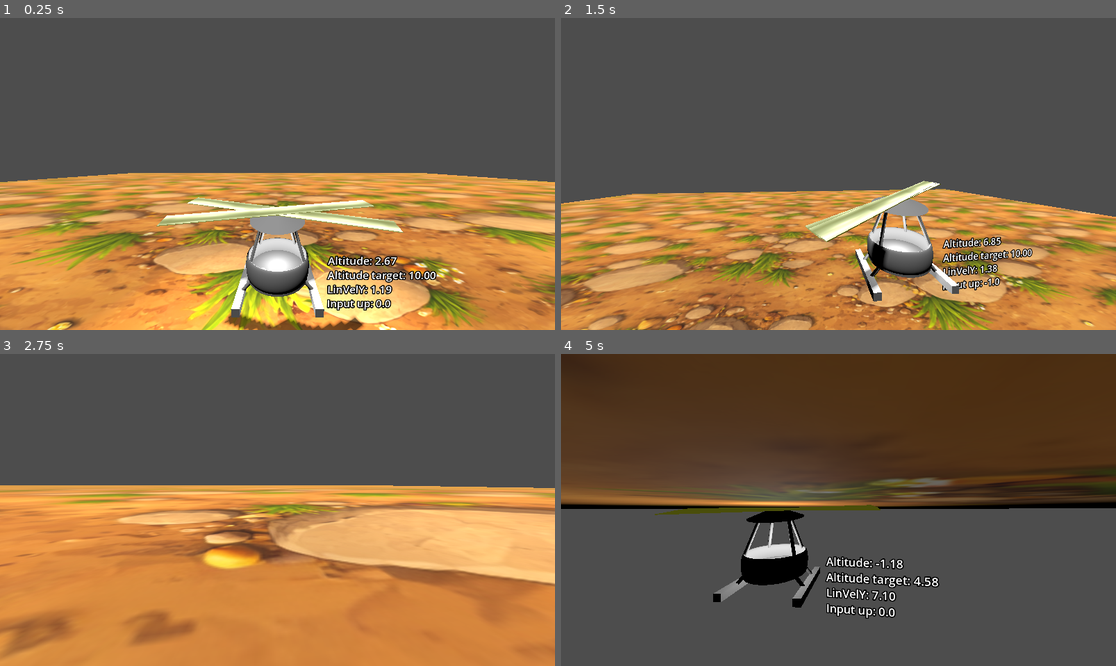
Above: before the commit, frames 1-4 (two rows, left to right).
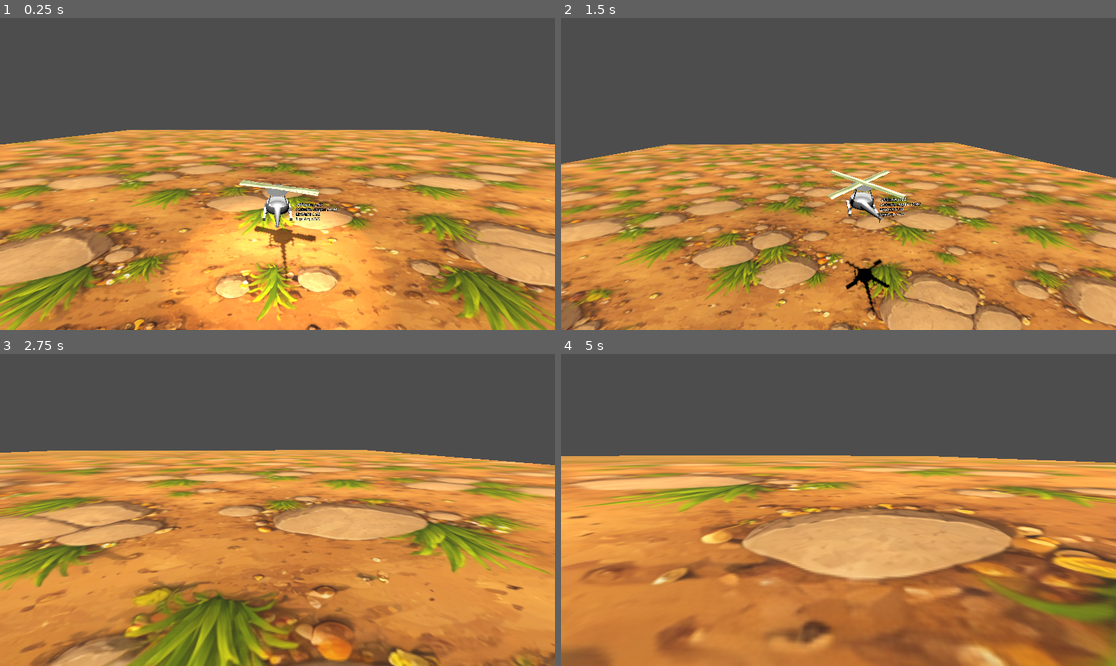
Above: after the commit, the same moments.

Repository: moziz/giants-gala-journey-2026
Game: Godot game, scene res://kolihepteri_sceene.tscn
Same seed, same stepped clock (60 frames per second), same inputs: the game is played once before the commit and once after it.
Inputs:
- Up to frame 1 (0.25 s): no input
- Up to frame 2 (1.5 s): hold D (p1_thrust_right) 0.53-1.28 s; hold I 0.53-1.28 s; hold S (p1_thurst_down) from 1.28 s (still down); tap K at 1.35 s
- Up to frame 3 (2.75 s): release S (p1_thurst_down) at 2.03 s; hold D (p1_thrust_right) from 2.03 s (still down); hold J from 2.03 s (still down)
- Up to frame 4 (5 s): release J at 2.78 s; tap L at 2.85 s; release D (p1_thrust_right) at 3.53 s; hold U 3.53-4.28 s; hold A (p1_thurst_left) from 3.53 s (still down); tap O at 4.35 s

The runs differ from the first frame. In frame 1, 55% of the frame differs, in the area x 0-100%, y 35-100%; in frame 2, 48%; in frame 3, 50%; in frame 4, 100%, in the area x 0-100%, y 0-100%.

Commit message:
add tail and move camera back

Diff:
--- a/kolihepteri_sceene.tscn
+++ b/kolihepteri_sceene.tscn
@@ -47,6 +47,18 @@
 bottom_radius = 0.4
 height = 0.1
 
+[sub_resource type="CylinderMesh" id="CylinderMesh_hqgsj"]
+top_radius = 0.025
+bottom_radius = 0.15
+
+[sub_resource type="CylinderMesh" id="CylinderMesh_nuwjk"]
+top_radius = 0.01
+bottom_radius = 0.01
+height = 0.05
+
+[sub_resource type="BoxMesh" id="BoxMesh_y2sx4"]
+size = Vector3(0.005, 0.2, 0.05)
+
 [sub_resource type="BoxShape3D" id="BoxShape3D_3rjik"]
 
 [sub_resource type="BoxMesh" id="BoxMesh_t5rug"]
@@ -67,6 +79,7 @@
 [node name="Propellit" type="Node3D" parent="Helikopterimme" unique_id=989316934]
 transform = Transform3D(1, 0, 0, 0, 0.9888709, -0.148776, 0, 0.148776, 0.9888709, 0, 0.5878241, 0)
 script = ExtResource("3_j7suf")
+rotation_speedb = 2.137
 
 [node name="Propelli1" type="MeshInstance3D" parent="Helikopterimme/Propellit" unique_id=620213589]
 mesh = SubResource("BoxMesh_t6ig8")
@@ -143,6 +156,22 @@
 transform = Transform3D(1, 0, 0, 0, 0.99052143, -0.13735811, 0, 0.13735811, 0.99052143, 0, 0.52326584, 0)
 mesh = SubResource("CylinderMesh_yec38")
 
+[node name="MeshInstance3D6" type="MeshInstance3D" parent="Helikopterimme/Runko" unique_id=1256414511]
+transform = Transform3D(1, 0, 0, 0, 0.38590607, -0.9225381, 0, 0.9225381, 0.38590607, 0, 0.233, 1.293)
+mesh = SubResource("CylinderMesh_hqgsj")
+
+[node name="MeshInstance3D2" type="MeshInstance3D" parent="Helikopterimme/Runko/MeshInstance3D6" unique_id=288112368]
+transform = Transform3D(-0.022086889, -0.9996675, 0.013302386, 0.91909885, -0.015067267, 0.39374006, -0.39340872, 0.02092272, 0.9191256, -0.013450624, 0.99252176, -0.0033409595)
+mesh = SubResource("CylinderMesh_nuwjk")
+
+[node name="MeshInstance3D" type="MeshInstance3D" parent="Helikopterimme/Runko/MeshInstance3D6" unique_id=242646641]
+transform = Transform3D(1, 0, 0, 0, 1, 0, 0, 0, 1, -0.036513597, 0.9958284, -0.005142927)
+mesh = SubResource("BoxMesh_y2sx4")
+
+[node name="MeshInstance3D3" type="MeshInstance3D" parent="Helikopterimme/Runko/MeshInstance3D6" unique_id=1602894142]
+transform = Transform3D(1, 0, 0, 0, -2.9802322e-08, -1, 0, 1, -2.9802322e-08, -0.036513597, 0.9958284, -0.005142927)
+mesh = SubResource("BoxMesh_y2sx4")
+
 [node name="OmniLight3D" type="OmniLight3D" parent="Helikopterimme" unique_id=1275307394]
 
 [node name="Maa" type="Node3D" parent="." unique_id=260443174]
@@ -158,7 +187,7 @@
 surface_material_override/0 = SubResource("StandardMaterial3D_j7suf")
 
 [node name="Camera3D" type="Camera3D" parent="." unique_id=1634293039]
-transform = Transform3D(1, 0, 0, 0, 0.958472, 0.28518656, 0, -0.28518656, 0.958472, 0, 3.894912, 2.219965)
+transform = Transform3D(1, 0, 0, 0, 0.958472, 0.28518656, 0, -0.28518656, 0.958472, 0, 5.800761, 5.261491)
 fov = 90.0
 script = ExtResource("7_j7suf")
 
